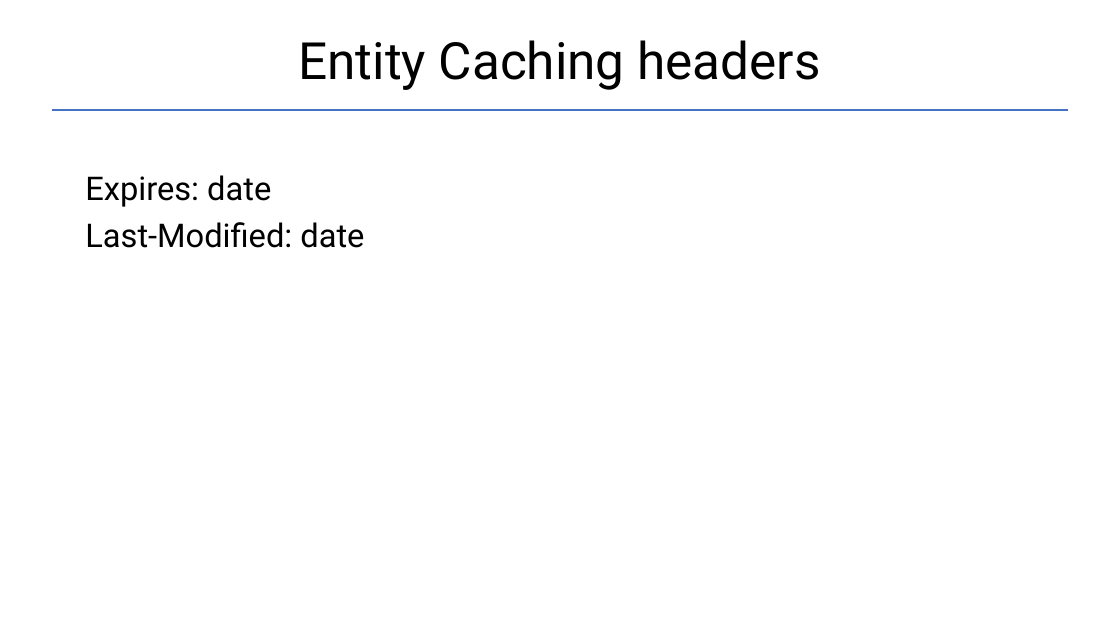
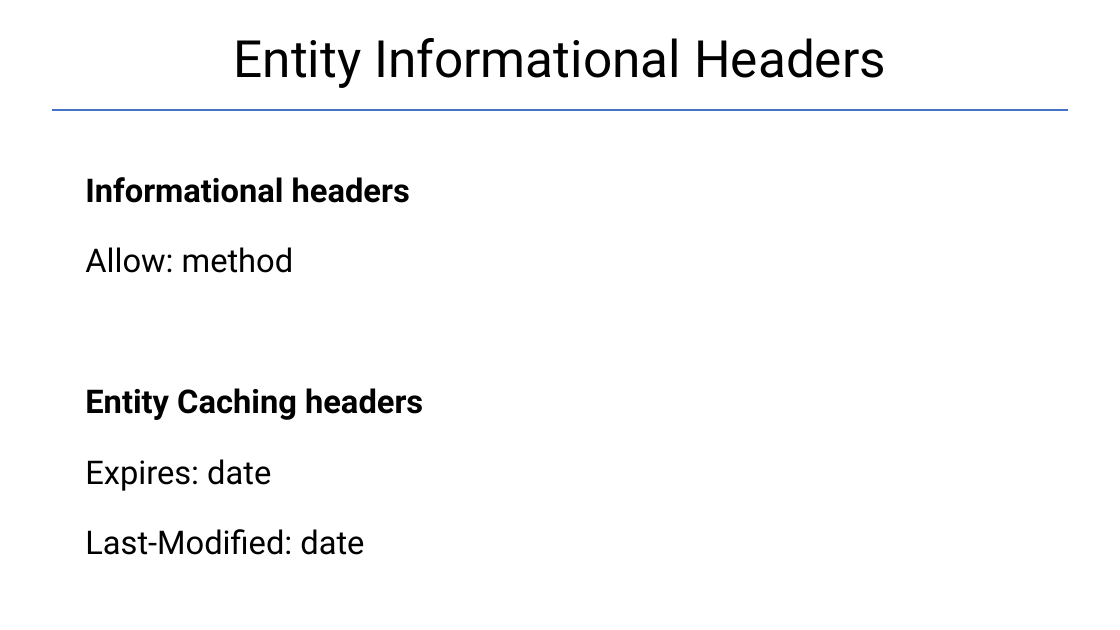
Before and after one commit to Garnik94/Levelup_presentations, a slide deck: slide 26 of Http/Http_presentation.pptx (slide 31 before the commit). Drawn at 1120x630 pixels with LibreOffice and Linux fonts; fonts in the diff are those of the drawing. Boxes give left, top, right and bottom in pixels: in the first picture for what was removed or moved away, otherwise in the second. Text is boxed around its words. In the diff, an @@ line names an element or a change of style, - is before the commit and + after.

```diff
--- a/Http/Http_presentation.pptx
+++ b/Http/Http_presentation.pptx
@@ title at box(234, 38, 886, 88): text changed @@
-Entity Caching headers
+Entity Informational Headers
@@ text at box(85, 177, 423, 420): paragraphs added @@
+Informational headers
+Allow: method
+Entity Caching headers
@@ text at box(85, 459, 364, 555): line spacing 0.9 to 1.5 @@
```
Also in this commit, not shown: 7 other slides changed, 1 slide added, 4 slides removed, 1 other file.
